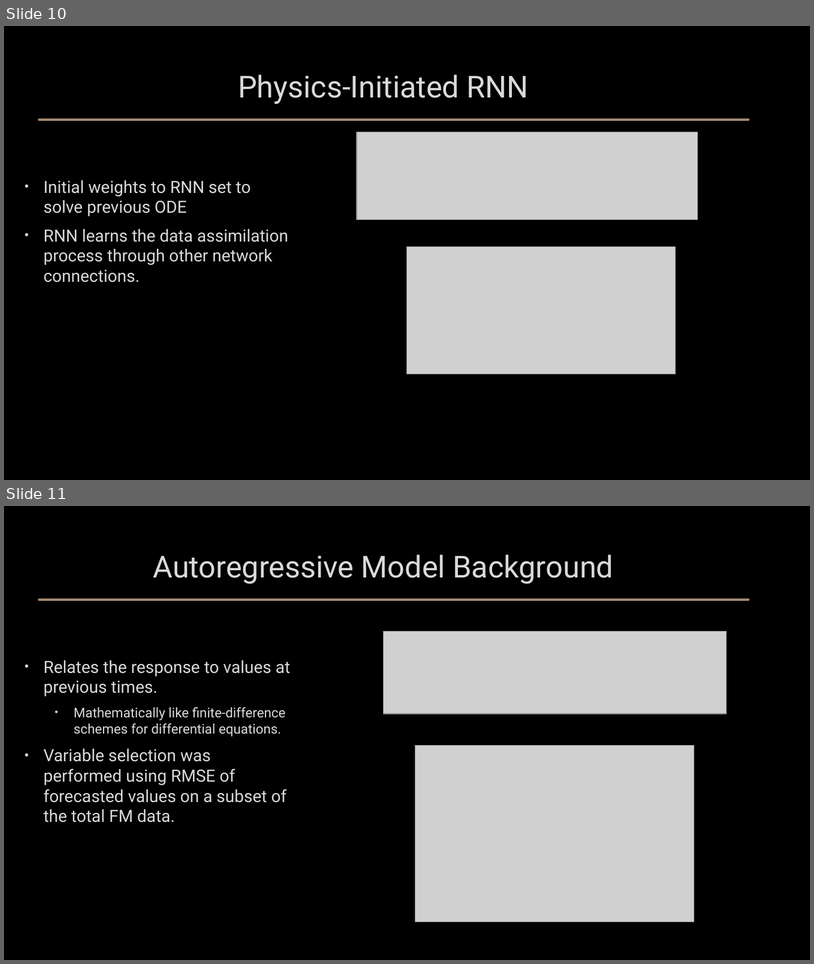
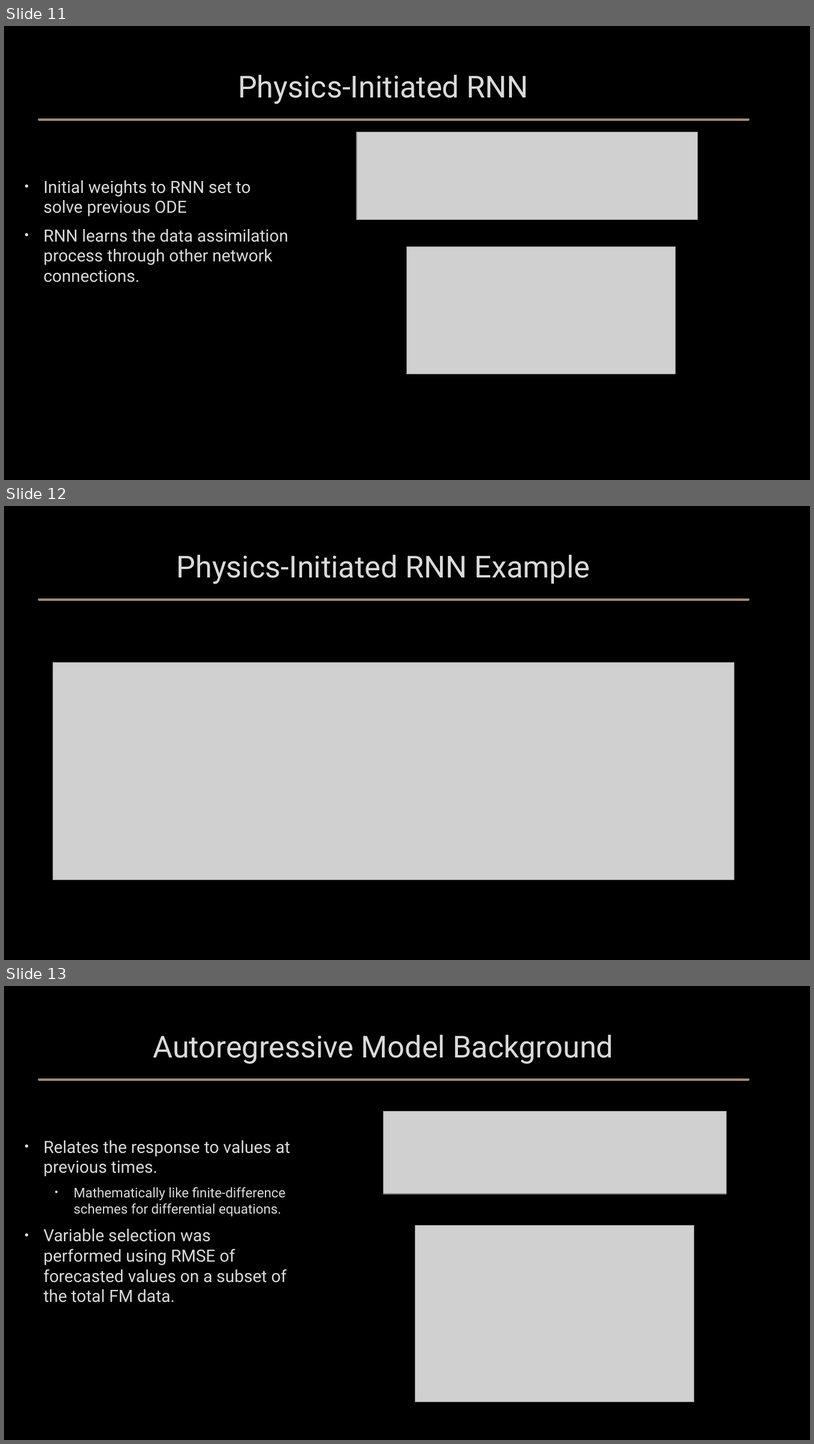
Before and after one commit to jh-206/Custom-Loss-FMDA, a slide deck: Presentations/class final slides.pptx. Shown one above the other, each under a label of ours: slides 10 and 11 before the commit, slides 11, 12 and 13 after it. The pictures are 814x964 and 814x1444 pixels, drawn with LibreOffice and Linux fonts; fonts in the diff are those of the drawing; grey boxes stand for pictures; background and template pictures are left out. Boxes give left, top, right and bottom in pixels: in the first picture for what was removed or moved away, otherwise in the second. Text is boxed around its words. In the diff, an @@ line names an element or a change of style, - is before the commit and + after.

```diff
--- a/Presentations/class final slides.pptx
+++ b/Presentations/class final slides.pptx
@@ slide 12 added at bbox=[4, 506, 810, 960], background picture (left out) @@
@@ title added at bbox=[177, 555, 590, 584], 36 pt, text #DADADA @@
+Physics-Initiated RNN Example
@@ line added from (39, 599) to (749, 599), #A58B72 3 pt @@
@@ picture added at bbox=[53, 663, 735, 880] @@
@@ what was slide 10 is now slide 11 @@
@@ what was slide 11 is now slide 13 @@
```
Also in this commit, not shown: 2 slides changed, 3 other slides added.
